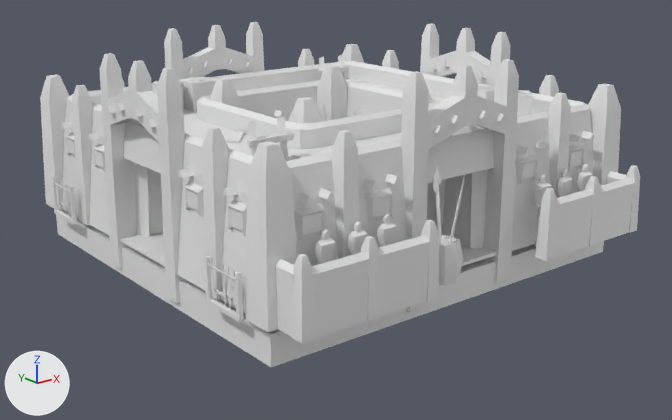
One commit to the COLLADA model art/meshes/structural/mande/palace.dae: the scene before it, then after it.
One viewpoint serves both versions: a 50 mm camera at (-31.4, -38.5, 16.1) aimed at (-0.2, 0.4, 0.5). Lighting does not change. The marker at lower left points along +X, +Y and +Z. The older version comes first.

Objects in the first picture: 'palace'.
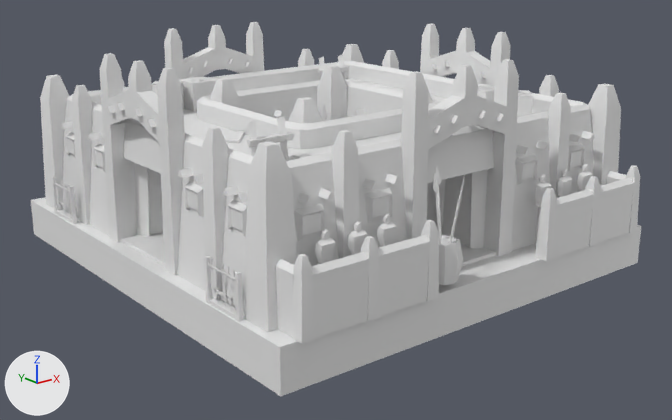
Location of each change, [x1, y1, x2, y2] in pixels of the pictures (672 x 420 px; the box of a moved part takes in the faces that stretch with it):
```json
{"object": "palace", "change": "reshaped", "before": [40, 22, 640, 367], "after": [31, 22, 641, 396], "on screen": "8% taller"}
{"part": 1, "of": "me_esfera_5654", "change": "moved or reshaped", "before": [56, 209, 604, 367], "after": [31, 197, 641, 396]}
```

Edits to the scene script, one JSON object a line:
```json
{"block": "me_esfera_5654", "where": "# used by ob_palace; location = (0.0, 0.0, 0.0)"}
{"op": "remove", "block": "me_esfera_5654", "code": "me_esfera_5654.from_pydata(...)  # 3316 vertices, 5360 faces; spans x -12.2..11.9, y -11.4..13.4, z -1.8..9.7"}
{"op": "add", "block": "me_esfera_5654", "code": "me_esfera_5654.from_pydata(...)  # 3316 vertices, 5360 faces; spans x -12.2..12.0, y -11.4..14.7, z -2.2..9.7"}
{"block": "me_esfera_5654", "change": "me_esfera_5654 part 1: the loose piece of 18 vertices spanning x -11.5..11.3, y -9.3..12.9, z -1.8..-0.3 is scaled about its middle by (1.07, 1.16, 1.43)"}
```
